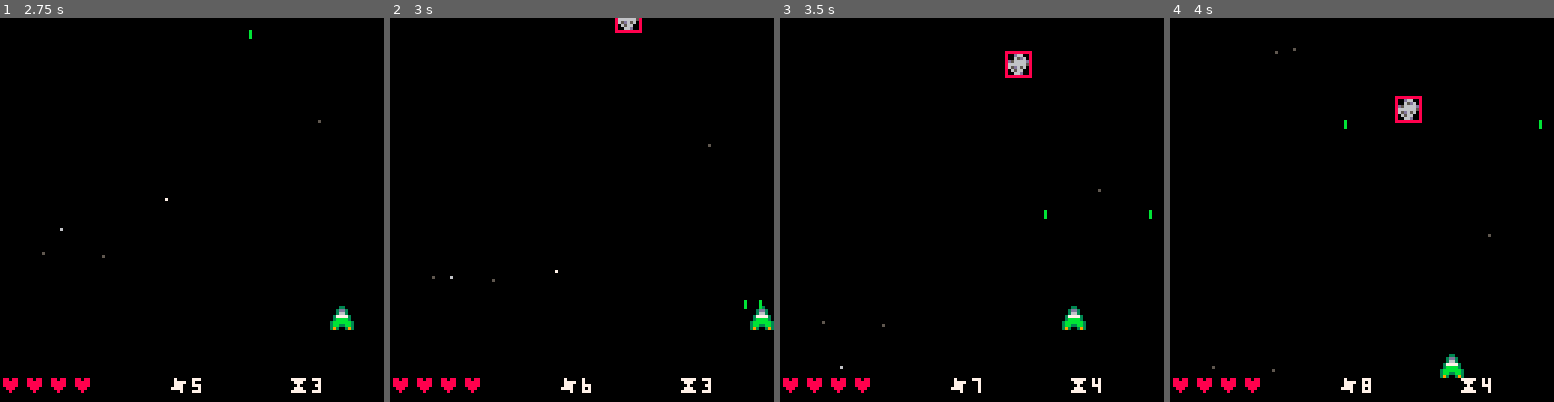
Above: before the commit, frames 1-4 (left to right).
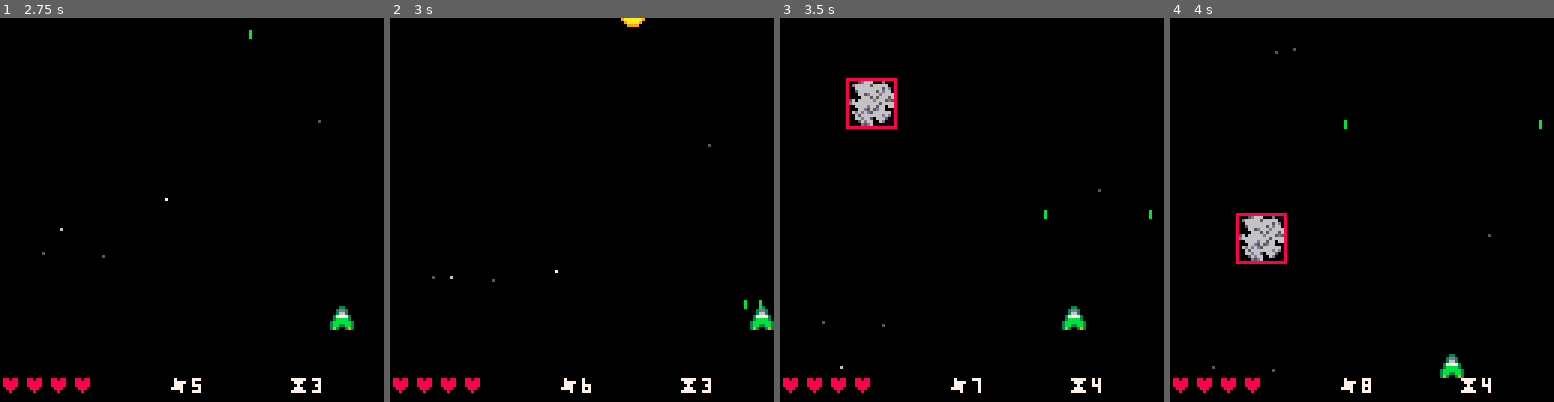
Above: after the commit, the same moments.

Repository: jwnukoski/PICO-8-Workspace
Game: PICO-8 cartridge test.p8
Two runs of this game, one before a commit and one after it. Both use one fixed random seed, a clock stepped at 60 frames per second and the inputs below.
Inputs:
- Up to frame 1 (2.75 s): tap X (X key) at 0.33, 1.07, 1.85 s; tap O (Z key) at 0.7, 1.7, 2.1, 2.5 s; hold Right 1.6-2.1 s; hold Up 2.15-2.42 s; hold Right from 2.47 s (still down)
- Up to frame 2 (3 s): keep holding Right; tap O (Z key) at 2.9 s; tap X (X key) at 2.97 s
- Up to frame 3 (3.5 s): release Right at 3.03 s; hold Left from 3.08 s (still down); tap O (Z key) at 3.3 s
- Up to frame 4 (4 s): release Left at 3.58 s; hold Down 3.63-3.97 s; tap O (Z key) at 3.7 s

Frame 1 is identical in both runs. In frame 2, 0.3% of the frame differs, in the area x 58-67%, y 0-4%; in frame 3, 1.8%, in the area x 17-66%, y 8-29%; in frame 4, 1.8%.

Commit message:
simplify bullets

Diff:
--- a/test/bullet.lua
+++ b/test/bullet.lua
@@ -47,29 +47,8 @@
     end
 
     self.col:setPos(self.x, self.y)
+end
 
-    for i, meteor in pairs(meteors) do
-        self.col:collidesWith(meteor.col, function()
-            meteor:explode()
-            self.alive = false
-        end)
-    end
-
-    for i, enemy in pairs(enemies) do
-        self.col:collidesWith(enemy.col, function()
-            enemy:hurt()
-            self.alive = false
-        end)
-    end
-    -- if self.isPlayer then
-        -- Meteors. TODO: fix into 1 group of all enemies
-    -- end
-
-    -- if not self.isPlayer then
-    --     self.col:collidesWith(player.col, function()
-    --         player:damage()
-    --         add(explosions, Explosion.new(self.x, self.y, 1, 1))
-    --         self:kill()
-    --     end)
-    -- end
+function Bullet:kill()
+    self.alive = false
 end
--- a/test/enemies/enemy.lua
+++ b/test/enemies/enemy.lua
@@ -22,15 +22,29 @@
         return
     end
 
+    -- offscreen
+    if (self.y > SCREEN.HEIGHT) then
+        self:kill(false)
+    end
+
+    -- collision with player (not good)
     self.col:collidesWith(player.col, function()
         player:damage()
-        self:hurt()
+        self:hurt(false)
     end)
+
+    -- collision with player bullet (good)
+    for i, bullet in pairs(bullets) do
+        self.col:collidesWith(bullet.col, function()
+            bullet:kill()
+            self:hurt(true)
+        end)
+    end
 
     self.child:update()
 end
 
-function Enemy:hurt()
+function Enemy:hurt(fromPlayer)
     if (not self.alive) then
         return
     end
--- a/test/enemies/meteor.lua
+++ b/test/enemies/meteor.lua
@@ -32,14 +32,9 @@
 end
 
 function Meteor:update()
-    local yPos = self.parent.y + self.speed
-
-    if yPos > SCREEN.HEIGHT then
-        self.parent:kill(false)
-    end
-
-    self.parent:setPos(self.parent.x, yPos)
+    self.parent:setPos(self.parent.x, self.parent.y + self.speed)
 end
 
 function Meteor:kill()
+    -- Nothing needs to happen here, but it must exist
 end
--- a/test/enemies/small.lua
+++ /dev/null
@@ -1,37 +0,0 @@
-Small = {}
-Small.__index = Small
-
-function Small.new(parent)
-    local self = setmetatable({}, Explosion)
-    self.parent = parent
-    self.health = 5
-    -- can set col here
-    -- self.parent.col.w = ...
-
-    return self
-end
-
-function Small:update()
-    self.parent.col:setPos(self.x, self.y)
-end
-
-function Small:hurt()
-    self.enemyType:hurt(self)
-    self:explode()
-
-    if (self.enemyType.health <= 0) then
-        self:kill()
-    end
-end
-
-function Small:explode()
-    add(explosions, Explosion.new(self.parent.x, self.parent.y))
-end
-
-
-function Small:draw()
-    spr(17, self.parent.x, self.parent.y, 8, 8)
-end
-
-function Small:kill()
-end
--- a/test/enemy.lua
+++ /dev/null
@@ -1,49 +0,0 @@
-Enemy = {}
-Enemy.__index = Enemy
-
-function Enemy.new(x, y, enemyType)
-    local self = setmetatable({}, Explosion)
-
-    self.x = x
-    self.y = y
-    self.w = w
-    self.h = h
-    self.alive = true
-
-    self.col = Collidable.new(self.x, self.y, self.w, self.h, false)
-
-    return self
-end
-
-function Enemy:update()
-    if (not self.alive) then
-        return
-    end
-
-    if (self.frame < #self.FRAMES) then
-        self.frame = self.frame + 1
-    else
-        self.alive = false
-    end
-
-    if (self.frame == 1) then
-        sfx(0)
-    end
-end
-
-
-function Enemy:draw()
-    if (not self.alive) then
-        return
-    end
-
-    spr(self.FRAMES[self.frame], self.x, self.y)
-end
-
-function Enemy:explode()
-    add(explosions, Explosion.new(self.x, self.y))
-end
-
-function Enemy:kill()
-    self.alive = false
-end
Empty file removed: test/enemy-types.lua
